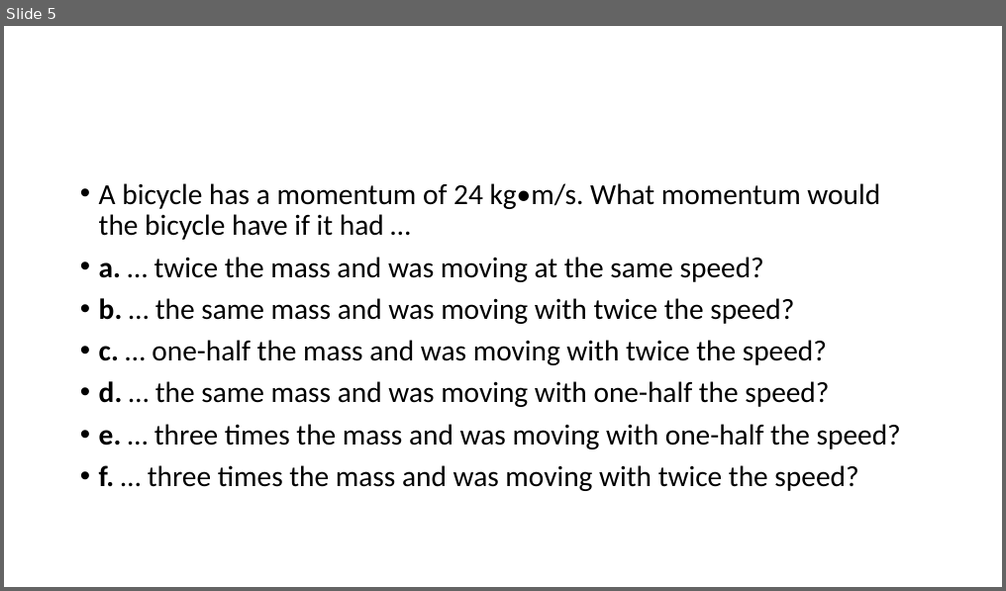
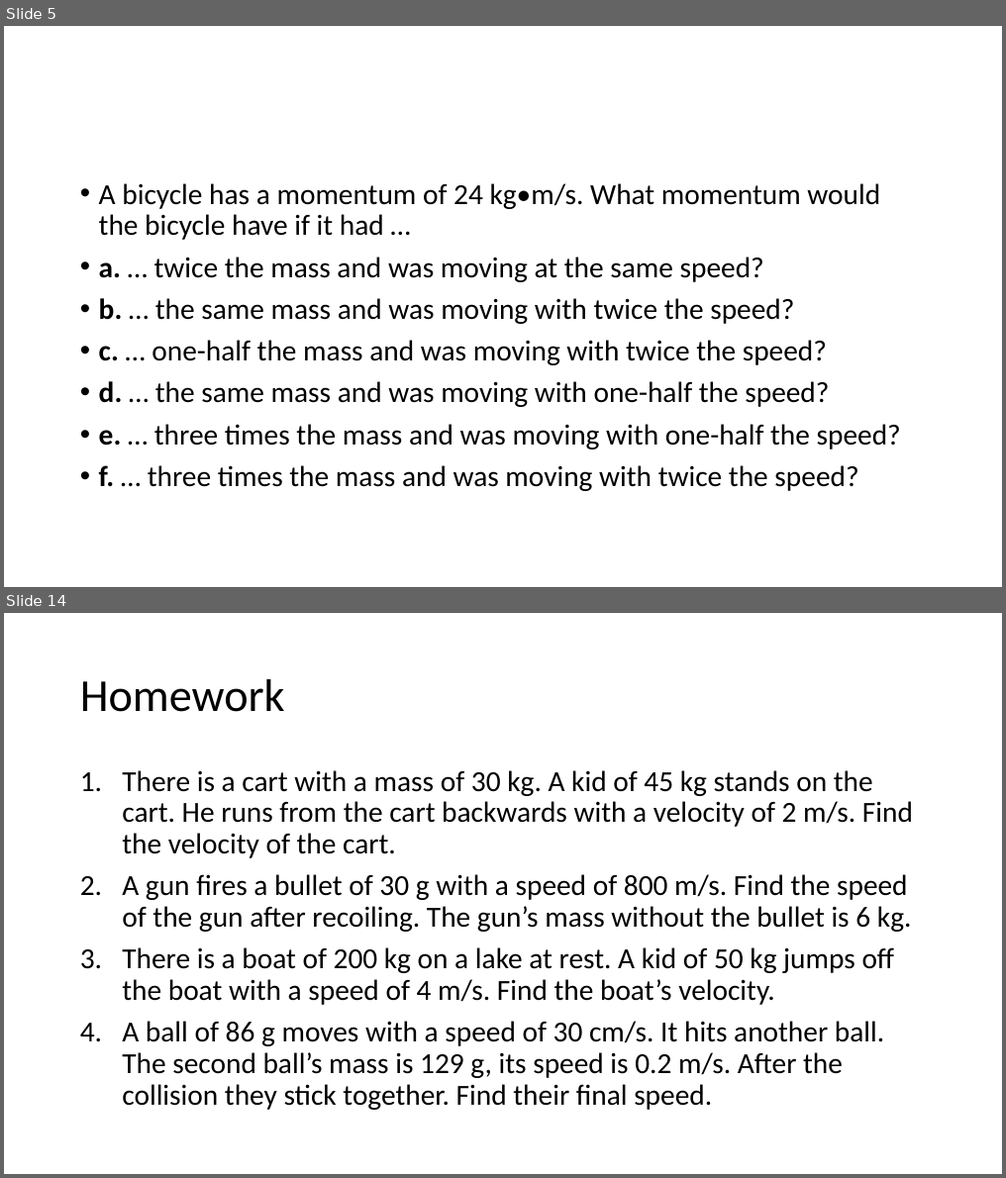
Before and after one commit to acsabai/acsabai.github.io, a slide deck: classes/Physics9ab/downloads/Momentum.pptx. Shown one above the other, each under a label of ours: slide 5 before the commit, slides 5 and 14 after it; the slides between them are not shown. The pictures are 1006x591 and 1006x1178 pixels, drawn with LibreOffice and Linux fonts; fonts in the diff are those of the drawing. Boxes give left, top, right and bottom in pixels: in the first picture for what was removed or moved away, otherwise in the second. Text is boxed around its words. In the diff, an @@ line names an element or a change of style, - is before the commit and + after.

```diff
--- a/classes/Physics9ab/downloads/Momentum.pptx
+++ b/classes/Physics9ab/downloads/Momentum.pptx
@@ slide 14 added at box(4, 613, 1002, 1174), background #FFFFFF @@
@@ title added at box(80, 679, 285, 712), 44 pt, text #000000 @@
+Homework
@@ text added at box(122, 770, 913, 1110), 28 pt, text #000000 @@
+1. There is a cart with a mass of 30 kg. A kid of 45 kg stands on the cart. He runs from the cart backwards with a velocity of 2 m/s. Find the velocity of the cart.
+2. A gun fires a bullet of 30 g with a speed of 800 m/s. Find the speed of the gun after recoiling. The gun’s mass without the bullet is 6 kg.
+3. There is a boat of 200 kg on a lake at rest. A kid of 50 kg jumps off the boat with a speed of 4 m/s. Find the boat’s velocity.
+4. A ball of 86 g moves with a speed of 30 cm/s. It hits another ball. The second ball’s mass is 129 g, its speed is 0.2 m/s. After the collision they stick together. Find their final speed.
```
Also in this commit, not shown: 1 slide changed, 7 other slides added, 2 slides removed.
